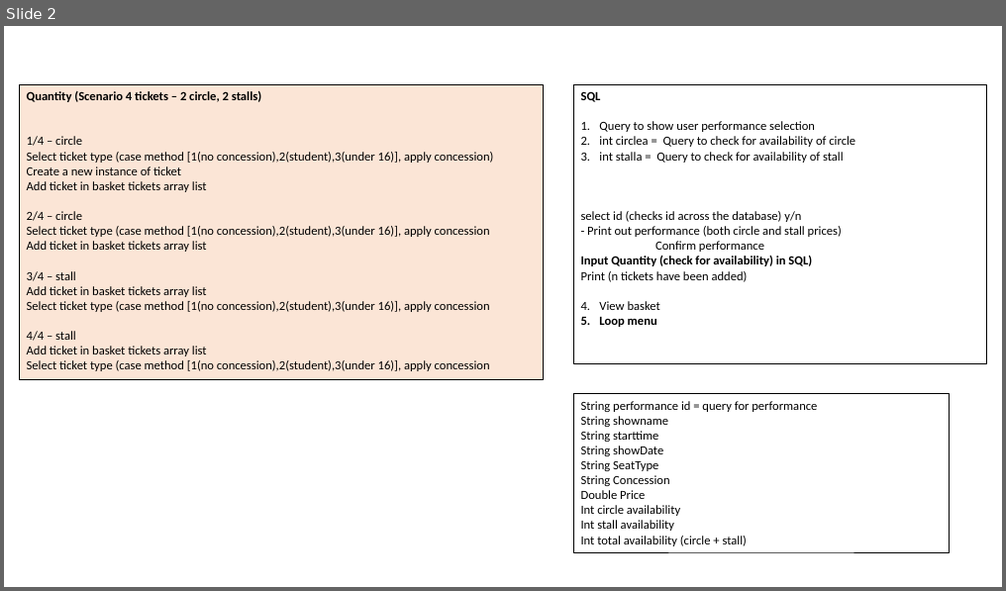
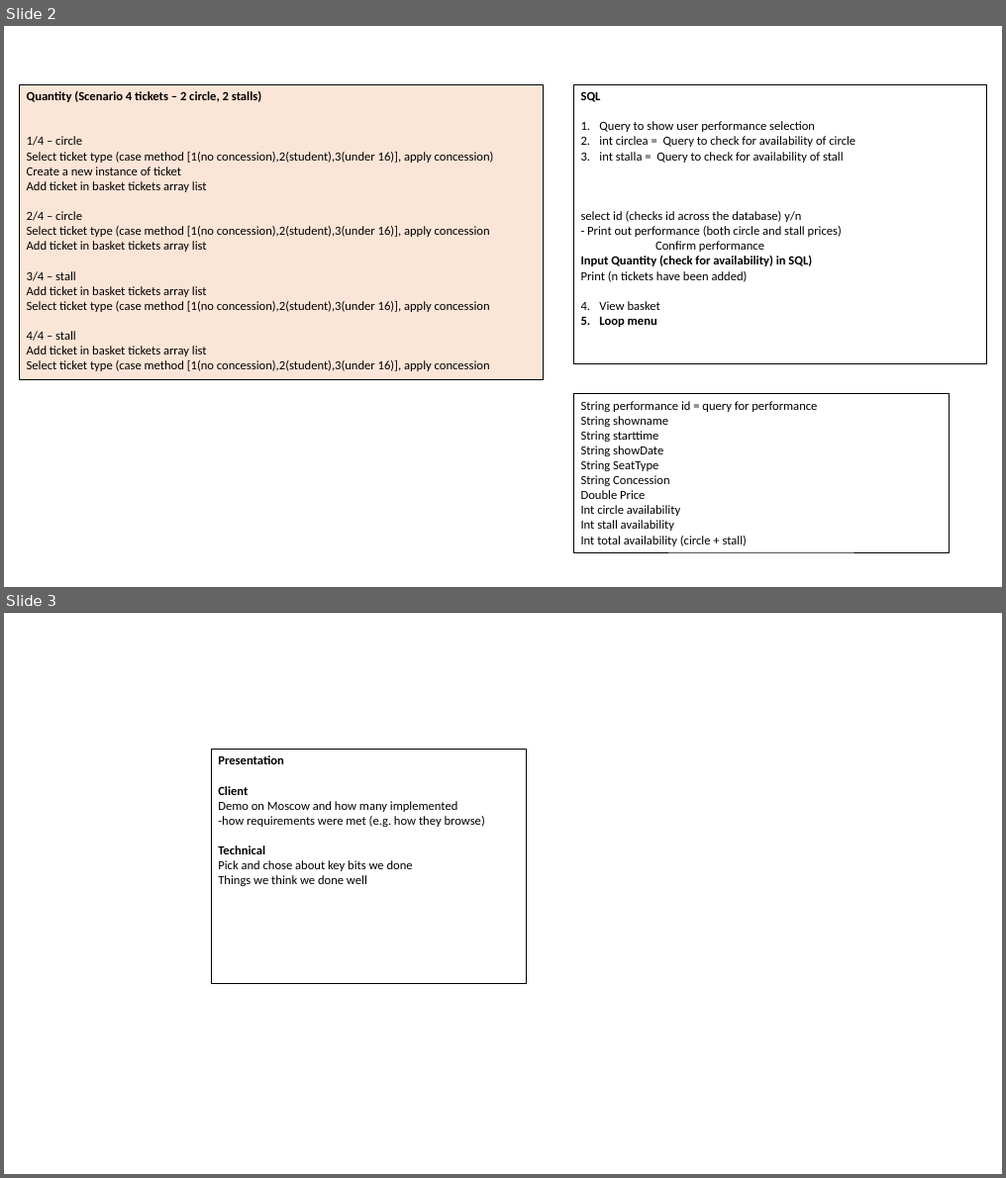
Before and after one commit to SpyroFenton/theTheatreRoyal, a slide deck: ControllerBranch.pptx. Shown one above the other, each under a label of ours: slide 2 before the commit, slides 2 and 3 after it. The pictures are 1006x591 and 1006x1178 pixels, drawn with LibreOffice and Linux fonts; fonts in the diff are those of the drawing. Boxes give left, top, right and bottom in pixels: in the first picture for what was removed or moved away, otherwise in the second. Text is boxed around its words. In the diff, an @@ line names an element or a change of style, - is before the commit and + after.

```diff
--- a/ControllerBranch.pptx
+++ b/ControllerBranch.pptx
@@ slide 3 added at [4, 613, 1002, 1174], background #FFFFFF @@
@@ rectangle added at [211, 750, 527, 983], outline #000000 0.5 pt, 12 pt, text #000000 @@
+Presentation
+Client
+Demo on Moscow and how many implemented
+-how requirements were met (e.g. how they browse)
+Technical
+Pick and chose about key bits we done
+Things we think we done well
```
Also in this commit, not shown: 1 slide changed, 1 slide removed, 2 other files.
